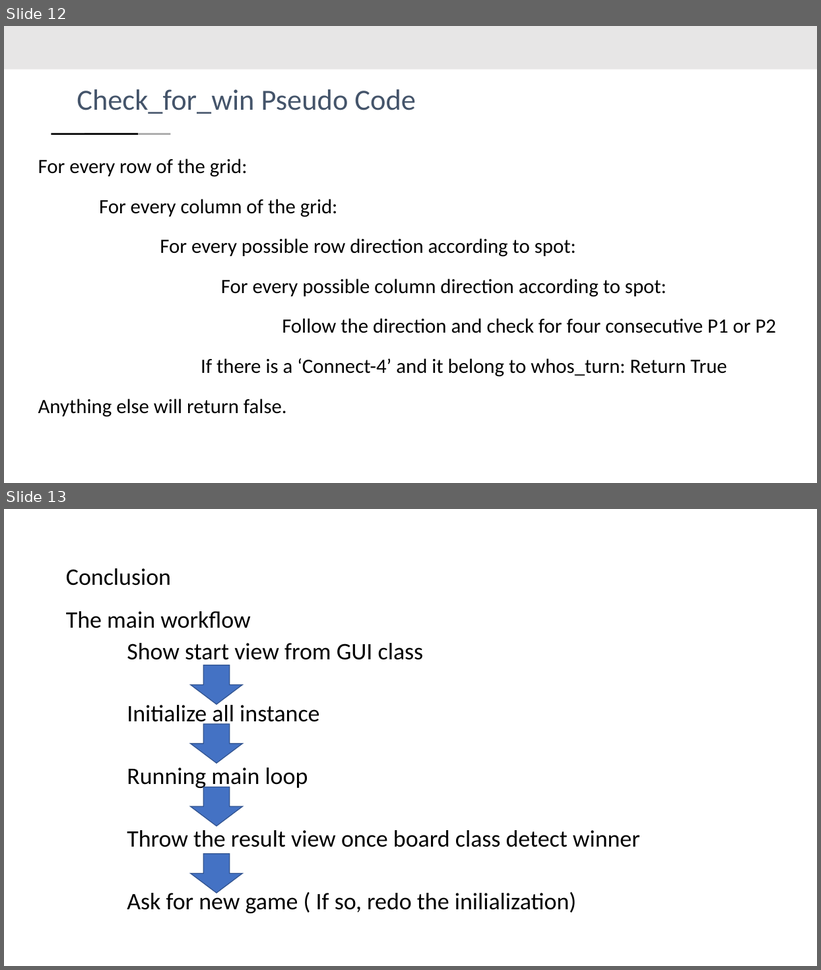
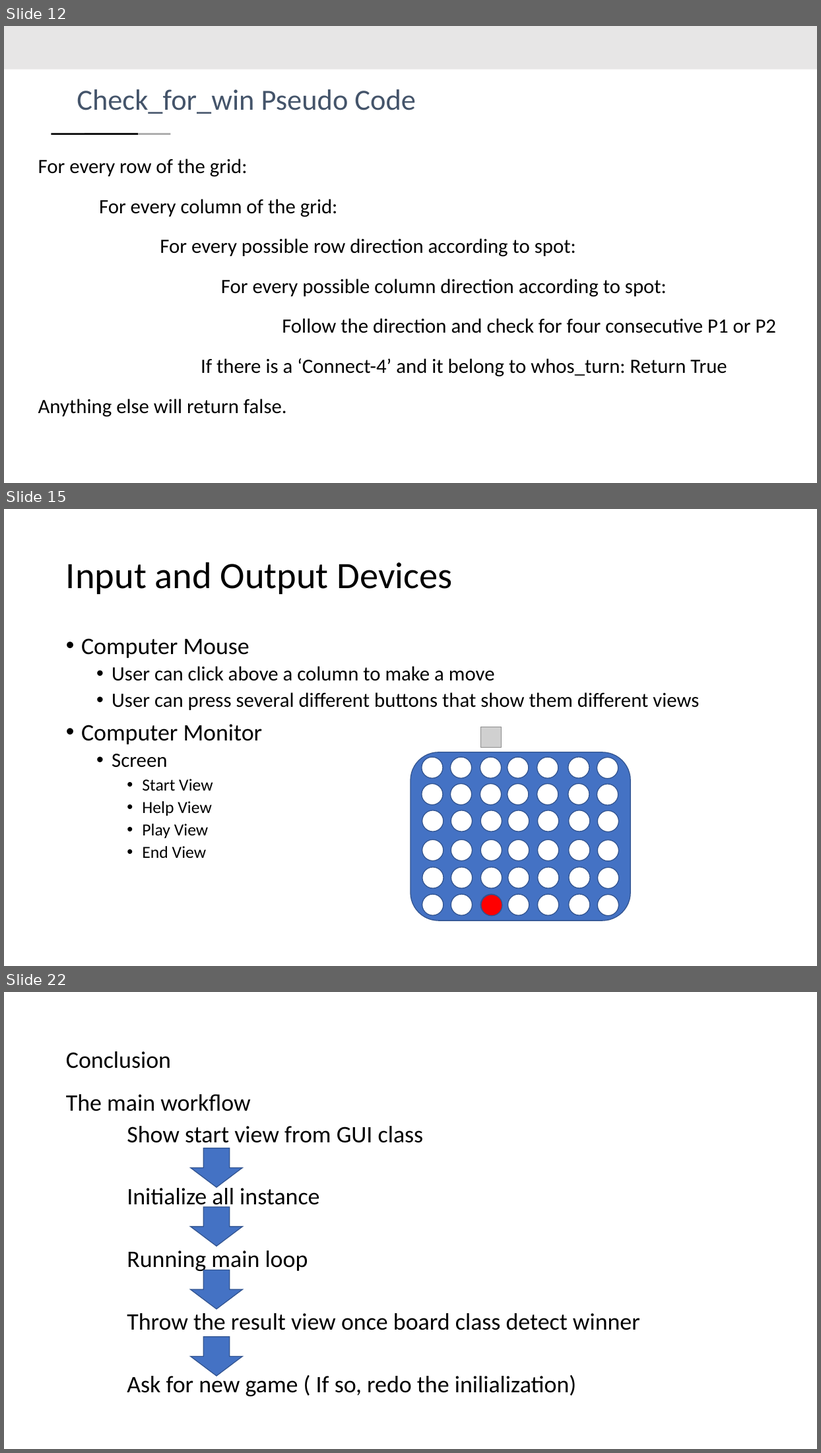
Before and after one commit to yangyaoi/Connect-Four-Project, a slide deck: Documents/design review presentation/Design Presentation Final.pptx. Shown one above the other, each under a label of ours: slides 12 and 13 before the commit, slides 12, 15 and 22 after it; the slides between them are not shown. The pictures are 821x970 and 821x1453 pixels, drawn with LibreOffice and Linux fonts; fonts in the diff are those of the drawing; grey boxes stand for pictures. Boxes give left, top, right and bottom in pixels: in the first picture for what was removed or moved away, otherwise in the second. Text is boxed around its words. In the diff, an @@ line names an element or a change of style, - is before the commit and + after.

```diff
--- a/Documents/design review presentation/Design Presentation Final.pptx
+++ b/Documents/design review presentation/Design Presentation Final.pptx
@@ slide 15 added at [4, 509, 817, 966], background #FFFFFF @@
@@ title added at [66, 562, 453, 594], 44 pt, text #000000 @@
+Input and Output Devices
@@ text added at [81, 638, 699, 858], 24 pt, text #000000 @@
+• Computer Mouse
+  • User can click above a column to make a move
+  • User can press several different buttons that show them different views
+• Computer Monitor
+  • Screen
+    • Start View
+    • Help View
+    • Play View
+    • End View
@@ group added at [411, 727, 631, 921]: 43 ellipses, 1 rounded rectangle, 1 picture @@
@@ what was slide 13 is now slide 22 @@
```
Also in this commit, not shown: 3 slides changed, 8 other slides added.
